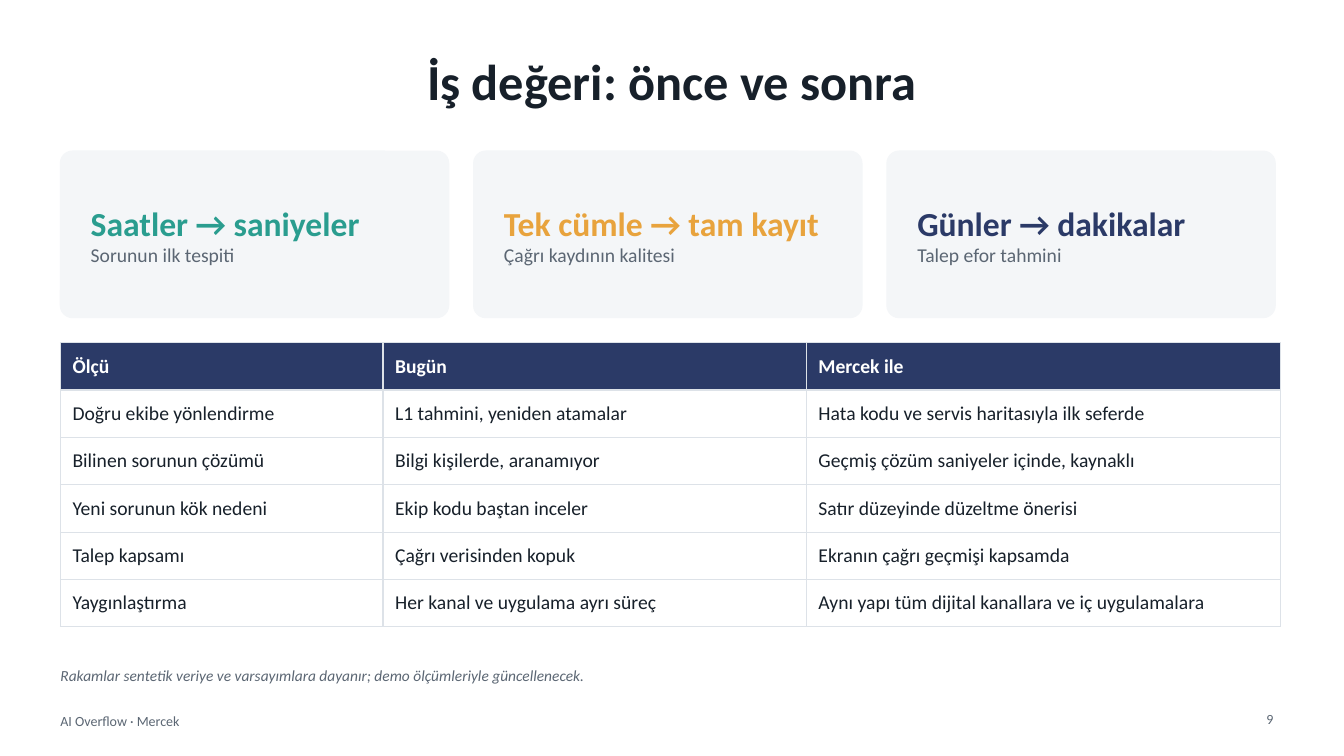
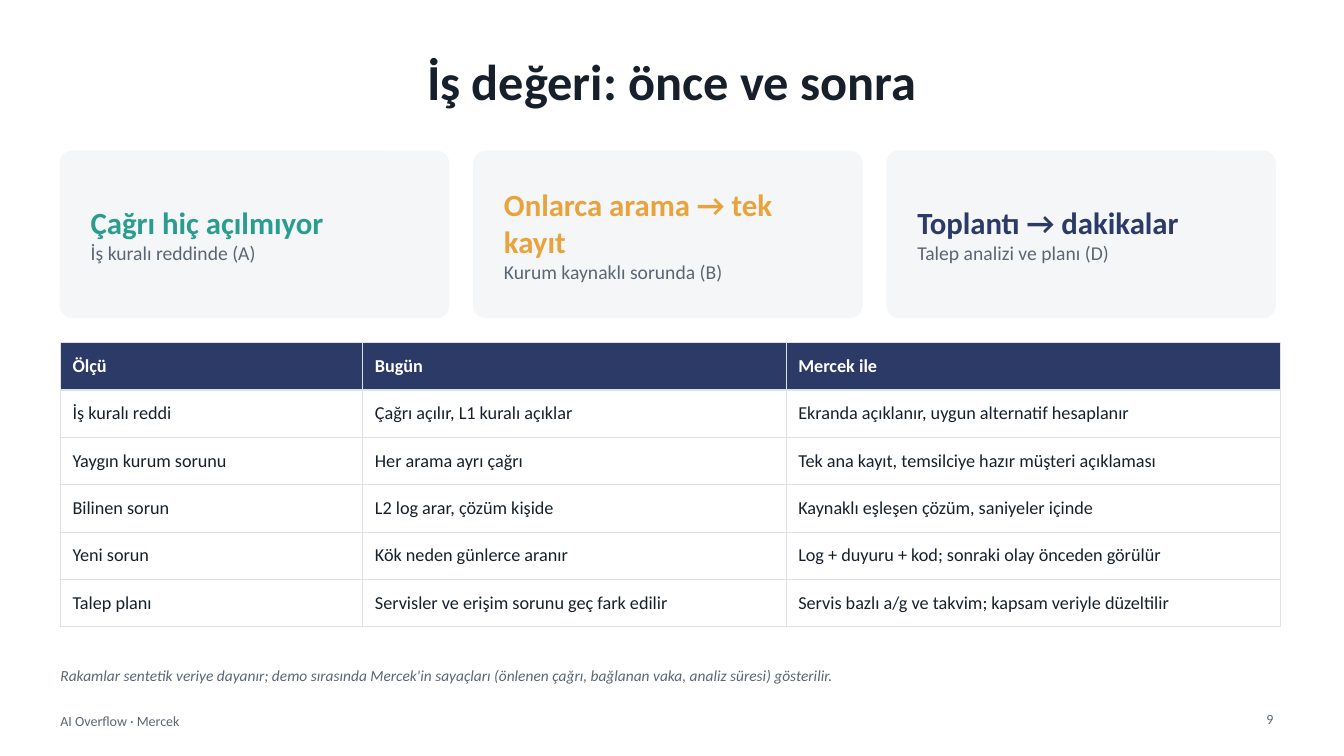
Before and after one commit to SeyhanAmasyalii/ZTHackathonStudy, a slide deck: slide 9 of presentation/Mercek_AI_Overflow_Sunum.pptx. Drawn at 1344x756 pixels with LibreOffice and Linux fonts; fonts in the diff are those of the drawing. Boxes give left, top, right and bottom in pixels: in the first picture for what was removed or moved away, otherwise in the second. Text is boxed around its words. In the diff, an @@ line names an element or a change of style, - is before the commit and + after.

```diff
--- a/presentation/Mercek_AI_Overflow_Sunum.pptx
+++ b/presentation/Mercek_AI_Overflow_Sunum.pptx
@@ text at bbox=[504, 194, 773, 282]: text changed @@
-Tek cümle → tam kayıt
-Çağrı kaydının kalitesi
+Onlarca arama → tek kayıt
+Kurum kaynaklı sorunda (B)
@@ text at bbox=[91, 212, 323, 263]: text changed; size 24 to 14 pt; text colour #2A9D8F to #5B6673; bold off @@
-Saatler → saniyeler
-Sorunun ilk tespiti
+Çağrı hiç açılmıyor
+İş kuralı reddinde (A)
@@ text at bbox=[917, 212, 1178, 263]: text changed; size 24 to 14 pt; text colour #2B3A67 to #5B6673; bold off @@
-Günler → dakikalar
-Talep efor tahmini
+Toplantı → dakikalar
+Talep analizi ve planı (D)
@@ table at bbox=[60, 343, 1280, 616] @@
-row 2: Doğru ekibe yönlendirme | L1 tahmini, yeniden atamalar | Hata kodu ve servis haritasıyla ilk seferde
+row 2: İş kuralı reddi | Çağrı açılır, L1 kuralı açıklar | Ekranda açıklanır, uygun alternatif hesaplanır
-row 3: Bilinen sorunun çözümü | Bilgi kişilerde, aranamıyor | Geçmiş çözüm saniyeler içinde, kaynaklı
+row 3: Yaygın kurum sorunu | Her arama ayrı çağrı | Tek ana kayıt, temsilciye hazır müşteri açıklaması
-row 4: Yeni sorunun kök nedeni | Ekip kodu baştan inceler | Satır düzeyinde düzeltme önerisi
+row 4: Bilinen sorun | L2 log arar, çözüm kişide | Kaynaklı eşleşen çözüm, saniyeler içinde
-row 5: Talep kapsamı | Çağrı verisinden kopuk | Ekranın çağrı geçmişi kapsamda
+row 5: Yeni sorun | Kök neden günlerce aranır | Log + duyuru + kod; sonraki olay önceden görülür
-row 6: Yaygınlaştırma | Her kanal ve uygulama ayrı süreç | Aynı yapı tüm dijital kanallara ve iç uygulamalara
+row 6: Talep planı | Servisler ve erişim sorunu geç fark edilir | Servis bazlı a/g ve takvim; kapsam veriyle düzeltilir
@@ size 14 to 13 pt in "Ölçü", "Bugün", "Mercek ile" @@
@@ text at bbox=[60, 670, 832, 684]: text changed @@
-Rakamlar sentetik veriye ve varsayımlara dayanır; demo ölçümleriyle güncellenecek.
+Rakamlar sentetik veriye dayanır; demo sırasında Mercek'in sayaçları (önlenen çağrı, bağlanan vaka, analiz süresi) gösterilir.
```
Also in this commit, not shown: 7 other slides changed, 2 slides added, 2 slides removed, 24 other files.
